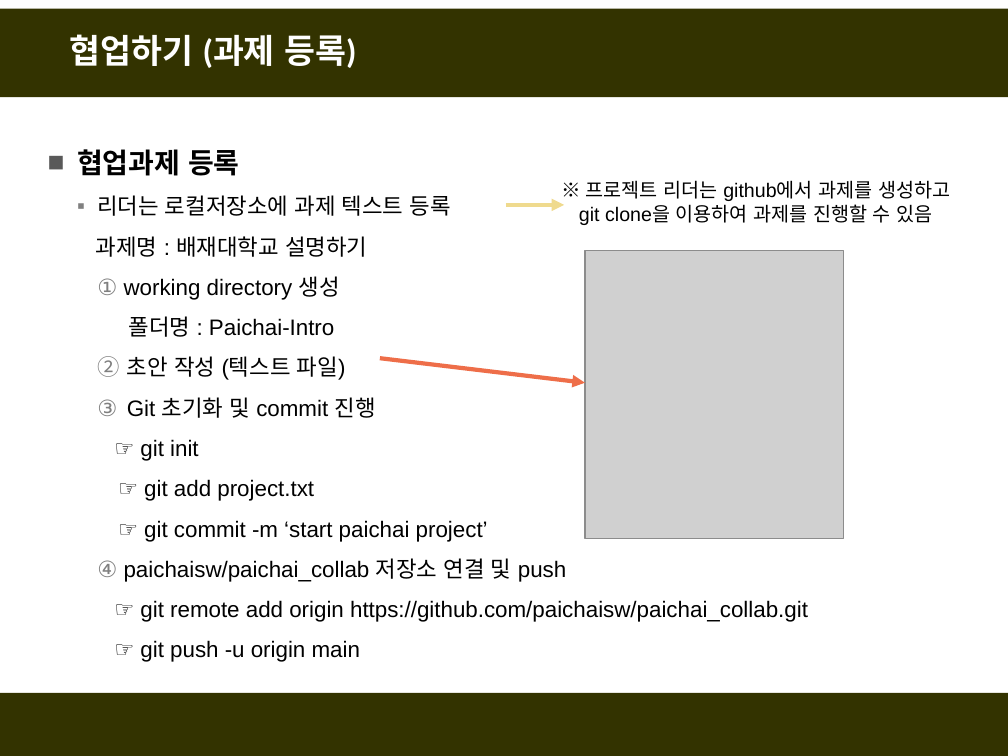
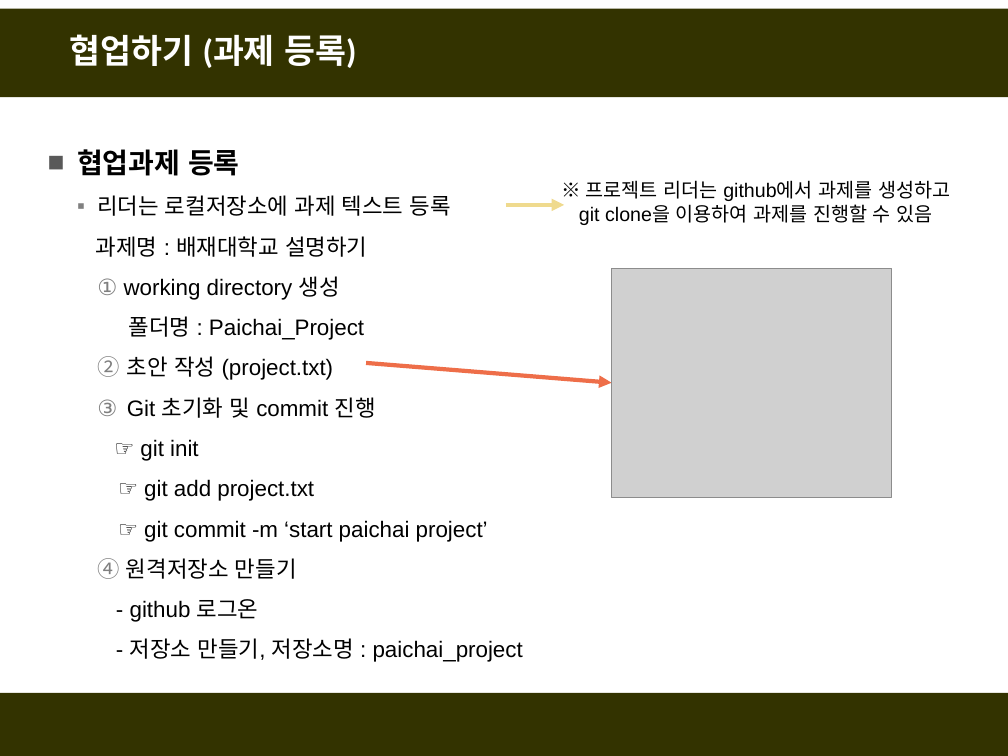
Before and after one commit to fasthill/github-lecture, a slide deck: slide 2 of git및github첫걸음4-협업하기.pptx (slide 4 before the commit). Drawn at 1008x756 pixels with LibreOffice and Linux fonts; fonts in the diff are those of the drawing; grey boxes stand for pictures. Boxes give left, top, right and bottom in pixels: in the first picture for what was removed or moved away, otherwise in the second. Text is boxed around its words. In the diff, an @@ line names an element or a change of style, - is before the commit and + after.

```diff
--- a/git및github첫걸음4-협업하기.pptx
+++ b/git및github첫걸음4-협업하기.pptx
@@ picture: place and size @@
-picture at [585, 251, 843, 539]
+picture at [612, 268, 892, 497]
@@ text at [127, 316, 364, 380]: text changed @@
-  폴더명 : Paichai-Intro
-  2. 초안 작성 (텍스트 파일)
+  폴더명 : Paichai_Project
+  2. 초안 작성 (project.txt)
@@ arrow moved from (380, 358) - (585, 383) to (366, 363) - (612, 383) @@
@@ text at [126, 558, 523, 662]: text changed @@
-  4. paichaisw/paichai_collab 저장소 연결 및 push
-  ☞ git remote add origin https://github.com/paichaisw/paichai_collab.git
-  ☞ git push -u origin main
+  4. 원격저장소 만들기
+  - github 로그온
+  - 저장소 만들기, 저장소명 : paichai_project
```
Also in this commit, not shown: 16 other slides changed, 8 slides added, 2 slides removed.
